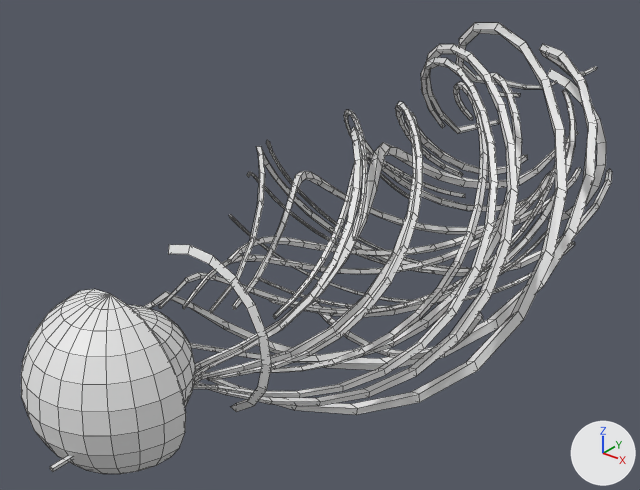
A saved change to the OBJ model Assets/Models/UpperArm/bras_0010.obj.
The view is the same before and after, from a 50 mm lens placed at (0.439, -0.686, 0.359), pointed at (-0.055, -0.067, -0.025). Every picture has the same lights, and +X, +Y and +Z are marked at lower right. Mesh edges are drawn as thin lines. Where no turn or scale is listed for an object, it has been applied to the vertices. Vertices at the same position are counted once.

In view in the first picture: 'bras_0010'.
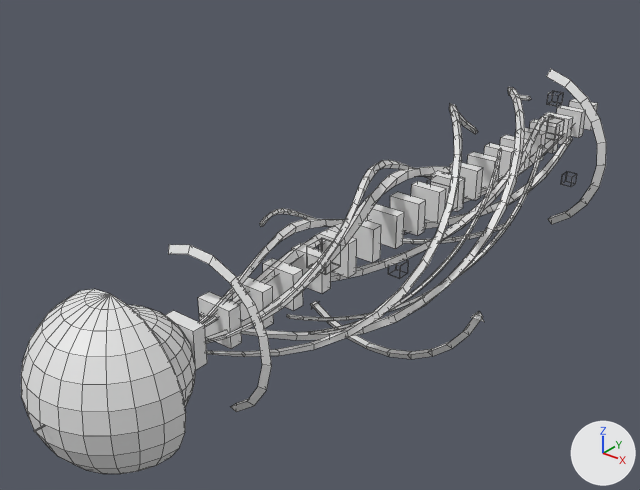
Location of each change, [x1, y1, x2, y2] in pixels of the pictures (640 x 490 px):
'bras_0010', reshaped (10% shorter)
    before: [21, 23, 612, 474]
    after: [21, 68, 606, 474]
part 1 of me_bras_0010, added
    after: [165, 311, 207, 370]
part 2 of me_bras_0010, added
    after: [198, 292, 242, 349]
part 3 of me_bras_0010, added
    after: [232, 274, 274, 328]
part 4 of me_bras_0010, added
    after: [263, 258, 303, 311]
part 5 of me_bras_0010, added
    after: [292, 243, 331, 293]
part 6 of me_bras_0010, added
    after: [319, 229, 357, 278]
part 7 of me_bras_0010, added
    after: [344, 220, 381, 263]
part 8 of me_bras_0010, added
    after: [368, 204, 404, 249]
part 9 of me_bras_0010, added
    after: [390, 192, 426, 236]
part 10 of me_bras_0010, added
    after: [411, 181, 446, 223]
part 11 of me_bras_0010, added
    after: [431, 171, 465, 211]
part 12 of me_bras_0010, added
    after: [450, 162, 483, 200]
part 13 of me_bras_0010, added
    after: [467, 152, 500, 190]
part 14 of me_bras_0010, added
    after: [484, 143, 515, 176]
part 15 of me_bras_0010, added
    after: [500, 135, 531, 169]
part 16 of me_bras_0010, added
    after: [515, 128, 546, 161]
part 17 of me_bras_0010, added
    after: [530, 119, 560, 153]
part 18 of me_bras_0010, added
    after: [544, 112, 573, 144]
part 19 of me_bras_0010, added
    after: [556, 105, 586, 138]
part 20 of me_bras_0010, added
    after: [569, 99, 598, 130]
part 21 of me_bras_0010, rebuilt
    before: [232, 167, 581, 310]
    after: [241, 87, 531, 340]
part 22 of me_bras_0010, rebuilt
    before: [183, 172, 552, 309]
    after: [206, 160, 431, 343]
part 23 of me_bras_0010, rebuilt (11% narrower, 25% shorter)
    before: [193, 57, 498, 398]
    after: [207, 103, 478, 357]
part 24 of me_bras_0010, rebuilt
    before: [195, 126, 544, 377]
    after: [200, 137, 572, 323]

What changed in the scene script:
```text
Change me_bras_0010:
    remove me_bras_0010.from_pydata(...)  # 2687 vertices, 2743 faces; spans x -0.131..0.163, y -0.437..0.461, z -0.141..0.162
    add me_bras_0010.from_pydata(...)  # 2001 vertices, 1944 faces; spans x -0.11..0.125, y -0.437..0.427, z -0.132..0.098
    me_bras_0010 part 1: a new loose piece, a box spanning x -0.017..0.017, y -0.307..-0.295, z -0.017..0.017
    me_bras_0010 part 2: a new loose piece, a box spanning x -0.017..0.017, y -0.269..-0.257, z -0.017..0.017
    me_bras_0010 part 3: a new loose piece, a box spanning x -0.017..0.017, y -0.231..-0.219, z -0.017..0.017
    me_bras_0010 part 4: a new loose piece, a box spanning x -0.017..0.017, y -0.193..-0.181, z -0.017..0.017
    me_bras_0010 part 5: a new loose piece, a box spanning x -0.017..0.017, y -0.155..-0.143, z -0.017..0.017
    me_bras_0010 part 6: a new loose piece, a box spanning x -0.017..0.017, y -0.117..-0.105, z -0.017..0.017
    me_bras_0010 part 7: a new loose piece, a box spanning x -0.017..0.017, y -0.079..-0.067, z -0.017..0.017
    me_bras_0010 part 8: a new loose piece, a box spanning x -0.017..0.017, y -0.041..-0.029, z -0.017..0.017
    me_bras_0010 part 9: a new loose piece, a box spanning x -0.017..0.017, y -0.003..0.009, z -0.017..0.017
    me_bras_0010 part 10: a new loose piece, a box spanning x -0.017..0.017, y 0.035..0.047, z -0.017..0.017
    me_bras_0010 part 11: a new loose piece, a box spanning x -0.017..0.017, y 0.073..0.085, z -0.017..0.017
    me_bras_0010 part 12: a new loose piece, a box spanning x -0.017..0.017, y 0.111..0.123, z -0.017..0.017
    me_bras_0010 part 13: a new loose piece, a box spanning x -0.017..0.017, y 0.149..0.161, z -0.017..0.017
    me_bras_0010 part 14: a new loose piece, a box spanning x -0.017..0.017, y 0.187..0.199, z -0.017..0.017
    me_bras_0010 part 15: a new loose piece, a box spanning x -0.017..0.017, y 0.225..0.237, z -0.017..0.017
    me_bras_0010 part 16: a new loose piece, a box spanning x -0.017..0.017, y 0.263..0.275, z -0.017..0.017
    me_bras_0010 part 17: a new loose piece, a box spanning x -0.017..0.017, y 0.301..0.313, z -0.017..0.017
    me_bras_0010 part 18: a new loose piece, a box spanning x -0.017..0.017, y 0.339..0.351, z -0.017..0.017
    me_bras_0010 part 19: a new loose piece, a box spanning x -0.017..0.017, y 0.377..0.389, z -0.017..0.017
    me_bras_0010 part 20: a new loose piece, a box spanning x -0.017..0.017, y 0.415..0.427, z -0.017..0.017
    me_bras_0010 part 21: the loose piece of 98 vertices spanning x -0.086..0.057, y -0.272..0.314, z -0.085..0.072 is rebuilt with 98 vertices and now spans x -0.041..0.084, y -0.298..0.321, z -0.076..0.082
    me_bras_0010 part 22: the loose piece of 98 vertices spanning x -0.059..0.067, y -0.29..0.192, z -0.068..0.025 is rebuilt with 98 vertices and now spans x -0.059..0.038, y -0.298..0.245, z -0.05..0.059
    me_bras_0010 part 23: the loose piece of 98 vertices spanning x -0.123..0.132, y -0.353..0.256, z -0.078..0.136 is rebuilt with 98 vertices and now spans x -0.074..0.082, y -0.353..0.256, z -0.046..0.083
    me_bras_0010 part 24: the loose piece of 98 vertices spanning x -0.101..0.063, y -0.337..0.326, z -0.087..0.099 is rebuilt with 98 vertices and now spans x -0.05..0.039, y -0.337..0.326, z -0.05..0.034
    me_bras_0010 part 25: the loose piece of 98 vertices spanning x -0.059..0.059, y -0.226..0.277, z -0.063..0.032 is rebuilt with 98 vertices and now spans x -0.03..0.042, y -0.272..0.314, z -0.042..0.033
    me_bras_0010 part 26: the loose piece of 98 vertices spanning x -0.074..0.099, y -0.3..0.267, z -0.099..0.076 is rebuilt with 98 vertices and now spans x -0.071..0.034, y -0.18..0.168, z -0.071..0.047
    me_bras_0010 part 27: the loose piece of 98 vertices spanning x -0.075..0.053, y -0.416..0.421, z -0.06..0.075 is rebuilt with 98 vertices and now spans x -0.043..0.029, y -0.437..0.339, z -0.034..0.043
    me_bras_0010 part 28: the loose piece of 98 vertices spanning x -0.118..0.071, y -0.18..0.168, z -0.069..0.116 is rebuilt with 98 vertices and now spans x -0.033..0.081, y -0.145..0.155, z -0.08..0.046
    me_bras_0010 part 29: the loose piece of 98 vertices spanning x -0.057..0.09, y -0.142..0.196, z -0.09..0.05 is rebuilt with 98 vertices and now spans x 0.006..0.071, y -0.161..0.099, z -0.061..0.053
    me_bras_0010 part 30: 1274 vertices removed from x -0.131..0.163, y -0.437..0.461, z -0.141..0.162; 420 vertices added at x -0.11..0.026, y -0.416..0.421, z -0.105..0.038
```
